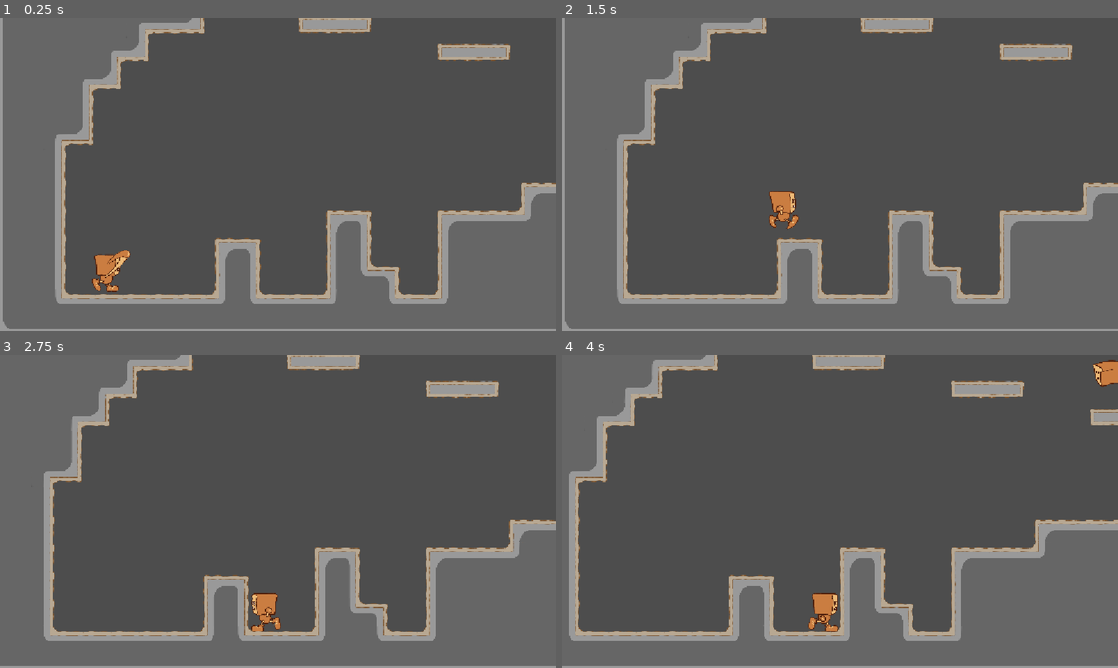
Above: before the commit, frames 1-4 (two rows, left to right).
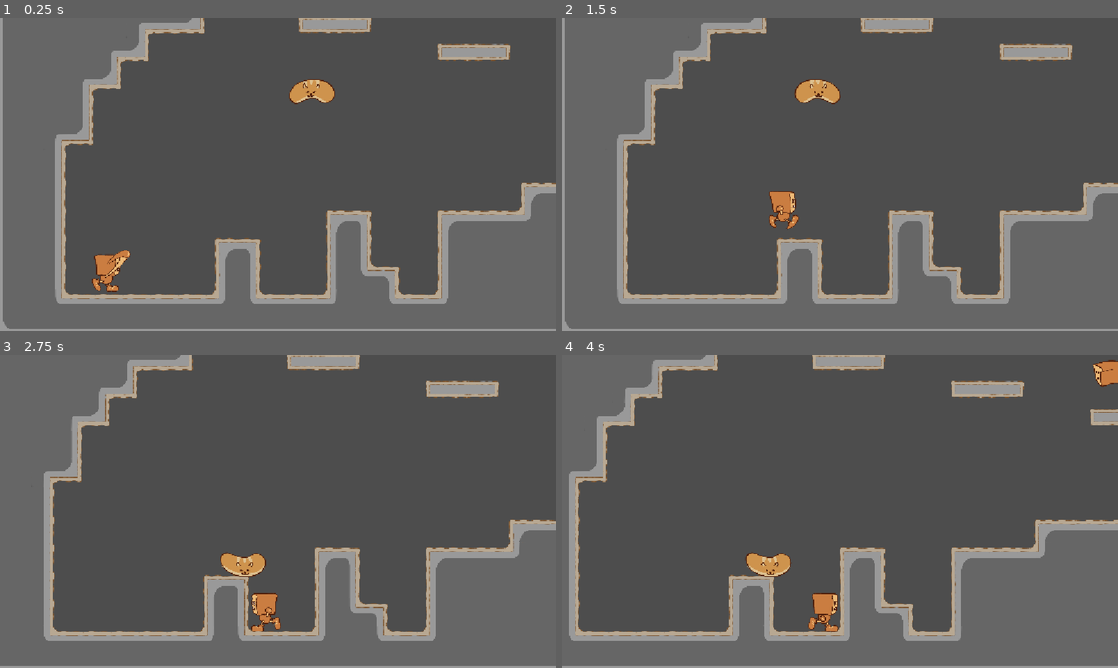
Above: after the commit, the same moments.

Repository: Espabul/Pan_demic
Game: Godot game, scene res://Scenes/Salas/Level1_Amasadora.tscn
Same seed, same stepped clock (60 frames per second), same inputs: the game is played once before the commit and once after it.
Inputs:
- Up to frame 1 (0.25 s): no input
- Up to frame 2 (1.5 s): hold D (mover_derecha) from 0.53 s (still down); tap K (ataque) at 0.6 s; tap Space (saltar) at 0.77 s; tap S (dash) at 1.35 s
- Up to frame 3 (2.75 s): tap Space (saltar) at 1.52 s; release D (mover_derecha) at 2.03 s; hold A (mover izquierda) from 2.03 s (still down); tap O (disparo) at 2.1 s
- Up to frame 4 (4 s): release A (mover izquierda) at 2.78 s; hold D (mover_derecha) from 2.78 s (still down); tap P (disparoplus) at 2.85 s; tap Space (saltar) at 3.02, 3.77 s; tap K (ataque) at 3.6 s

The runs differ from the first frame. In frame 1, 0.5% of the frame differs, in the area x 52-61%, y 19-28%; in frame 2, 0.5%; in frame 3, 0.5%; in frame 4, 0.5%.

Commit message:
Working on Flybun!

Diff:
--- /dev/null
+++ b/Scenes/Enemigos/Flybun/flybun.tscn
@@ -0,0 +1,161 @@
+[gd_scene format=3 uid="uid://dlexo6get3obp"]
+
+[ext_resource type="Script" uid="uid://d304roc564ktm" path="res://Scripts/Enemigos/Flybun/flybun.gd" id="1_3n1rm"]
+[ext_resource type="Texture2D" uid="uid://b6egujw21as4n" path="res://Assets/Sprites/Flybun/Flybun_fly/Flybun_fly_0000.png" id="1_sn5gp"]
+[ext_resource type="Texture2D" uid="uid://cq8d8djl5w3g8" path="res://Assets/Sprites/Flybun/Flybun_fly/Flybun_fly_0001.png" id="2_3n1rm"]
+[ext_resource type="Texture2D" uid="uid://2je015iwxmyg" path="res://Assets/Sprites/Flybun/Flybun_fly/Flybun_fly_0010.png" id="3_xko1r"]
+[ext_resource type="Texture2D" uid="uid://chemencdlslxs" path="res://Assets/Sprites/Flybun/Flybun_fly/Flybun_fly_0011.png" id="4_fia7b"]
+[ext_resource type="Texture2D" uid="uid://cjt30dtodoyjr" path="res://Assets/Sprites/Flybun/Flybun_fly/Flybun_fly_0002.png" id="5_gh7jl"]
+[ext_resource type="Texture2D" uid="uid://vijrdt704u8h" path="res://Assets/Sprites/Flybun/Flybun_fly/Flybun_fly_0003.png" id="6_e7gtr"]
+[ext_resource type="Texture2D" uid="uid://dndqr80l1ibt8" path="res://Assets/Sprites/Flybun/Flybun_fly/Flybun_fly_0004.png" id="7_oswo1"]
+[ext_resource type="Texture2D" uid="uid://b48nir5a724xb" path="res://Assets/Sprites/Flybun/Flybun_fly/Flybun_fly_0005.png" id="8_63who"]
+[ext_resource type="Texture2D" uid="uid://basaxlpfqama0" path="res://Assets/Sprites/Flybun/Flybun_fly/Flybun_fly_0006.png" id="9_bbu6n"]
+[ext_resource type="Texture2D" uid="uid://bvhajba7ktm47" path="res://Assets/Sprites/Flybun/Flybun_fly/Flybun_fly_0007.png" id="10_ny1lm"]
+[ext_resource type="Texture2D" uid="uid://7xa0xcbphb0f" path="res://Assets/Sprites/Flybun/Flybun_fly/Flybun_fly_0008.png" id="11_et0rj"]
+[ext_resource type="Texture2D" uid="uid://bv5d77cubuuxi" path="res://Assets/Sprites/Flybun/Flybun_fly/Flybun_fly_0009.png" id="12_1sbj4"]
+
+[sub_resource type="SpriteFrames" id="SpriteFrames_60dfp"]
+animations = [{
+"frames": [{
+"duration": 1.0,
+"texture": ExtResource("1_sn5gp")
+}, {
+"duration": 1.0,
+"texture": ExtResource("2_3n1rm")
+}, {
+"duration": 1.0,
+"texture": ExtResource("3_xko1r")
+}, {
+"duration": 1.0,
+"texture": ExtResource("4_fia7b")
+}],
+"loop": 0,
+"name": &"Caer",
+"speed": 5.0
+}, {
+"frames": [{
+"duration": 1.0,
+"texture": ExtResource("1_sn5gp")
+}, {
+"duration": 1.0,
+"texture": ExtResource("2_3n1rm")
+}, {
+"duration": 1.0,
+"texture": ExtResource("5_gh7jl")
+}, {
+"duration": 1.0,
+"texture": ExtResource("6_e7gtr")
+}, {
+"duration": 1.0,
+"texture": ExtResource("7_oswo1")
+}, {
+"duration": 1.0,
+"texture": ExtResource("8_63who")
+}, {
+"duration": 1.0,
+"texture": ExtResource("9_bbu6n")
+}, {
+"duration": 1.0,
+"texture": ExtResource("10_ny1lm")
+}, {
+"duration": 1.0,
+"texture": ExtResource("11_et0rj")
+}, {
+"duration": 1.0,
+"texture": ExtResource("12_1sbj4")
+}, {
+"duration": 1.0,
+"texture": ExtResource("3_xko1r")
+}, {
+"duration": 1.0,
+"texture": ExtResource("4_fia7b")
+}],
+"loop": 1,
+"name": &"Volar",
+"speed": 20.0
+}]
+
+[sub_resource type="Animation" id="Animation_0roii"]
+resource_name = "Daño"
+length = 0.7
+tracks/0/type = "value"
+tracks/0/imported = false
+tracks/0/enabled = true
+tracks/0/path = NodePath(".:modulate")
+tracks/0/interp = 1
+tracks/0/loop_wrap = true
+tracks/0/keys = {
+"times": PackedFloat32Array(0, 0.16666667, 0.33333334, 0.5),
+"transitions": PackedFloat32Array(4.168796e-05, 1e-05, 3.1593823e-05, 1e-05),
+"update": 0,
+"values": [Color(10.579, 10.579, 3.424, 1), Color(1, 1, 1, 1), Color(10.579, 10.579, 3.464, 1), Color(1, 1, 1, 1)]
+}
+
+[sub_resource type="Animation" id="Animation_ml8p2"]
+length = 0.033333335
+tracks/0/type = "value"
+tracks/0/imported = false
+tracks/0/enabled = true
+tracks/0/path = NodePath(".:modulate")
+tracks/0/interp = 1
+tracks/0/loop_wrap = true
+tracks/0/keys = {
+"times": PackedFloat32Array(0),
+"transitions": PackedFloat32Array(1),
+"update": 0,
+"values": [Color(1, 1, 1, 1)]
+}
+
+[sub_resource type="AnimationLibrary" id="AnimationLibrary_sn5gp"]
+_data = {
+&"Daño": SubResource("Animation_0roii"),
+&"RESET": SubResource("Animation_ml8p2")
+}
+
+[sub_resource type="CircleShape2D" id="CircleShape2D_ckxn3"]
+radius = 67.53424
+
+[sub_resource type="CapsuleShape2D" id="CapsuleShape2D_60dfp"]
+radius = 76.0
+height = 644.0
+
+[sub_resource type="CircleShape2D" id="CircleShape2D_60dfp"]
+radius = 86.100876
+
+[node name="Flybun" type="CharacterBody2D" unique_id=14139485]
+script = ExtResource("1_3n1rm")
+
+[node name="AnimatedSprite2D" type="AnimatedSprite2D" parent="." unique_id=1202568300]
+sprite_frames = SubResource("SpriteFrames_60dfp")
+animation = &"Caer"
+frame = 3
+frame_progress = 1.0
+
+[node name="AnimationPlayer" type="AnimationPlayer" parent="AnimatedSprite2D" unique_id=1788503822]
+root_node = NodePath("../..")
+libraries/ = SubResource("AnimationLibrary_sn5gp")
+
+[node name="CollisionShape2D" type="CollisionShape2D" parent="." unique_id=1039347265]
+position = Vector2(-6.999999, 0)
+scale = Vector2(1.5785432, 0.7964859)
+shape = SubResource("CircleShape2D_ckxn3")
+
+[node name="Detección" type="Area2D" parent="." unique_id=213075633]
+position = Vector2(0, 4)
+collision_layer = 2
+collision_mask = 5
+
+[node name="CollisionShape2D" type="CollisionShape2D" parent="Detección" unique_id=76539687]
+position = Vector2(-11, 266)
+shape = SubResource("CapsuleShape2D_60dfp")
+
+[node name="Hurtbox" type="Area2D" parent="." unique_id=2079157896]
+
+[node name="CollisionShape2D" type="CollisionShape2D" parent="Hurtbox" unique_id=1130918976]
+position = Vector2(-8, 0)
+scale = Vector2(1.4400014, 0.8780209)
+shape = SubResource("CircleShape2D_60dfp")
+debug_color = Color(1, 0.0102878995, 0.06065727, 0.41960785)
+
+[connection signal="body_entered" from="Detección" to="." method="_on_detección_body_entered"]
+[connection signal="body_exited" from="Detección" to="." method="_on_detección_body_exited"]
--- a/Scenes/Enemigos/Fungitajo/fungitajo.tscn
+++ b/Scenes/Enemigos/Fungitajo/fungitajo.tscn
@@ -197,11 +197,11 @@
 
 [node name="Timer" type="Timer" parent="." unique_id=1711826081]
 
-[node name="Area2D" type="Area2D" parent="." unique_id=1459502005]
+[node name="Detección" type="Area2D" parent="." unique_id=1459502005]
 collision_layer = 0
 collision_mask = 4
 
-[node name="CollisionShape2D" type="CollisionShape2D" parent="Area2D" unique_id=347912807]
+[node name="CollisionShape2D" type="CollisionShape2D" parent="Detección" unique_id=347912807]
 scale = Vector2(31.999998, 4.2800016)
 shape = SubResource("CircleShape2D_60dfp")
 
@@ -216,6 +216,6 @@
 
 [connection signal="animation_finished" from="AnimatedSprite2D" to="." method="_on_animated_sprite_2d_animation_finished"]
 [connection signal="frame_changed" from="AnimatedSprite2D" to="." method="_on_animated_sprite_2d_frame_changed"]
-[connection signal="body_entered" from="Area2D" to="." method="_on_area_2d_body_entered"]
-[connection signal="body_exited" from="Area2D" to="." method="_on_area_2d_body_exited"]
+[connection signal="body_entered" from="Detección" to="." method="_on_area_2d_body_entered"]
+[connection signal="body_exited" from="Detección" to="." method="_on_area_2d_body_exited"]
 [connection signal="area_entered" from="Hurtbox" to="." method="_on_hurtbox_area_entered"]
--- a/Scenes/Salas/Level1_Amasadora.tscn
+++ b/Scenes/Salas/Level1_Amasadora.tscn
@@ -4,6 +4,7 @@
 [ext_resource type="Texture2D" uid="uid://7lh2rhx7cxy6" path="res://Assets/Tilesets/Tileset_Amasadora.png" id="2_2s2wd"]
 [ext_resource type="PackedScene" uid="uid://dreftishfbwx6" path="res://Scenes/Enemigos/Fungitajo/fungitajo.tscn" id="3_2s2wd"]
 [ext_resource type="PackedScene" uid="uid://qheuo3qvasx0" path="res://Scenes/Enemigos/caterpanillar/caterpanillar.tscn" id="4_mya04"]
+[ext_resource type="PackedScene" uid="uid://dlexo6get3obp" path="res://Scenes/Enemigos/Flybun/flybun.tscn" id="5_4n4k6"]
 
 [sub_resource type="GDScript" id="GDScript_l5sf6"]
 script/source = "extends Camera2D
@@ -422,3 +423,6 @@
 
 [node name="caterpanillar" parent="." unique_id=355569004 instance=ExtResource("4_mya04")]
 position = Vector2(1411, -899)
+
+[node name="Flybun" parent="." unique_id=14139485 instance=ExtResource("5_4n4k6")]
+position = Vector2(169, -678)
--- /dev/null
+++ b/Scripts/Enemigos/Flybun/flybun.gd
@@ -0,0 +1,54 @@
+extends CharacterBody2D
+
+@export var vida = 2
+@export var velocidad = 300
+@export var rango = 400
+@export var gravedad = 2000
+
+var detectar_jugador = null
+var tiempo = 0.0
+var direccion = Vector2(Vector2.LEFT)
+var pos_x = 0.0
+var pos_y = 0.0
+var estado = "volando"
+
+
+func _ready() -> void:
+	$AnimatedSprite2D.play("Volar")
+	pos_x = global_position.x
+	pos_y = global_position.y
+	$AnimatedSprite2D.flip_h = false
+
+
+func _physics_process(delta: float)->void:
+	if estado == "volando":
+		if global_position.x >= pos_x + rango:
+			$AnimatedSprite2D.flip_h = false
+			direccion = Vector2.LEFT
+		if global_position.x <= pos_x - rango:
+			$AnimatedSprite2D.flip_h = true
+			direccion = Vector2.RIGHT
+		velocity = Vector2(direccion * velocidad)
+
+	if estado == "cayendo":
+		velocity.x = 0
+		velocity.y += gravedad * delta
+	move_and_slide()
+	if estado == "cayendo" and is_on_floor() ==true:
+		estado = "en_suelo"
+		tiempo = 2.0
+		velocity = Vector2(0,0)
+		print("En el suelo")
+
+
+func _on_detección_body_entered(body: Node2D) -> void:
+	if body.is_in_group("player") and estado == "volando":
+		detectar_jugador = body
+		estado = "cayendo"
+		print("Flybun cae")
+		$AnimatedSprite2D.play("Caer")
+
+
+func _on_detección_body_exited(body: Node2D) -> void:
+	if body.is_in_group("player"):
+		detectar_jugador = null
--- a/Scripts/Enemigos/Fungitajo/Proyectil/fungitajo_proyectil.gd
+++ b/Scripts/Enemigos/Fungitajo/Proyectil/fungitajo_proyectil.gd
@@ -19,6 +19,7 @@
 	position += direccion * velocidad * delta
 
 
+@warning_ignore("unused_parameter")
 func _on_body_entered(body: Node2D) -> void:
 	if impactando == true:
 		return
Binary file added: Assets/Sprites/Flybun/Flybun_fly/Flybun_fly_0000.png
Not shown, added: Assets/Sprites/Flybun/Flybun_fly/Flybun_fly_0000.png.import
Binary file added: Assets/Sprites/Flybun/Flybun_fly/Flybun_fly_0001.png
Not shown, added: Assets/Sprites/Flybun/Flybun_fly/Flybun_fly_0001.png.import
Binary file added: Assets/Sprites/Flybun/Flybun_fly/Flybun_fly_0002.png
Not shown, added: Assets/Sprites/Flybun/Flybun_fly/Flybun_fly_0002.png.import
Binary file added: Assets/Sprites/Flybun/Flybun_fly/Flybun_fly_0003.png
Not shown, added: Assets/Sprites/Flybun/Flybun_fly/Flybun_fly_0003.png.import
Binary file added: Assets/Sprites/Flybun/Flybun_fly/Flybun_fly_0004.png
Not shown, added: Assets/Sprites/Flybun/Flybun_fly/Flybun_fly_0004.png.import
Binary file added: Assets/Sprites/Flybun/Flybun_fly/Flybun_fly_0005.png
Not shown, added: Assets/Sprites/Flybun/Flybun_fly/Flybun_fly_0005.png.import
(and 13 more such lines)
